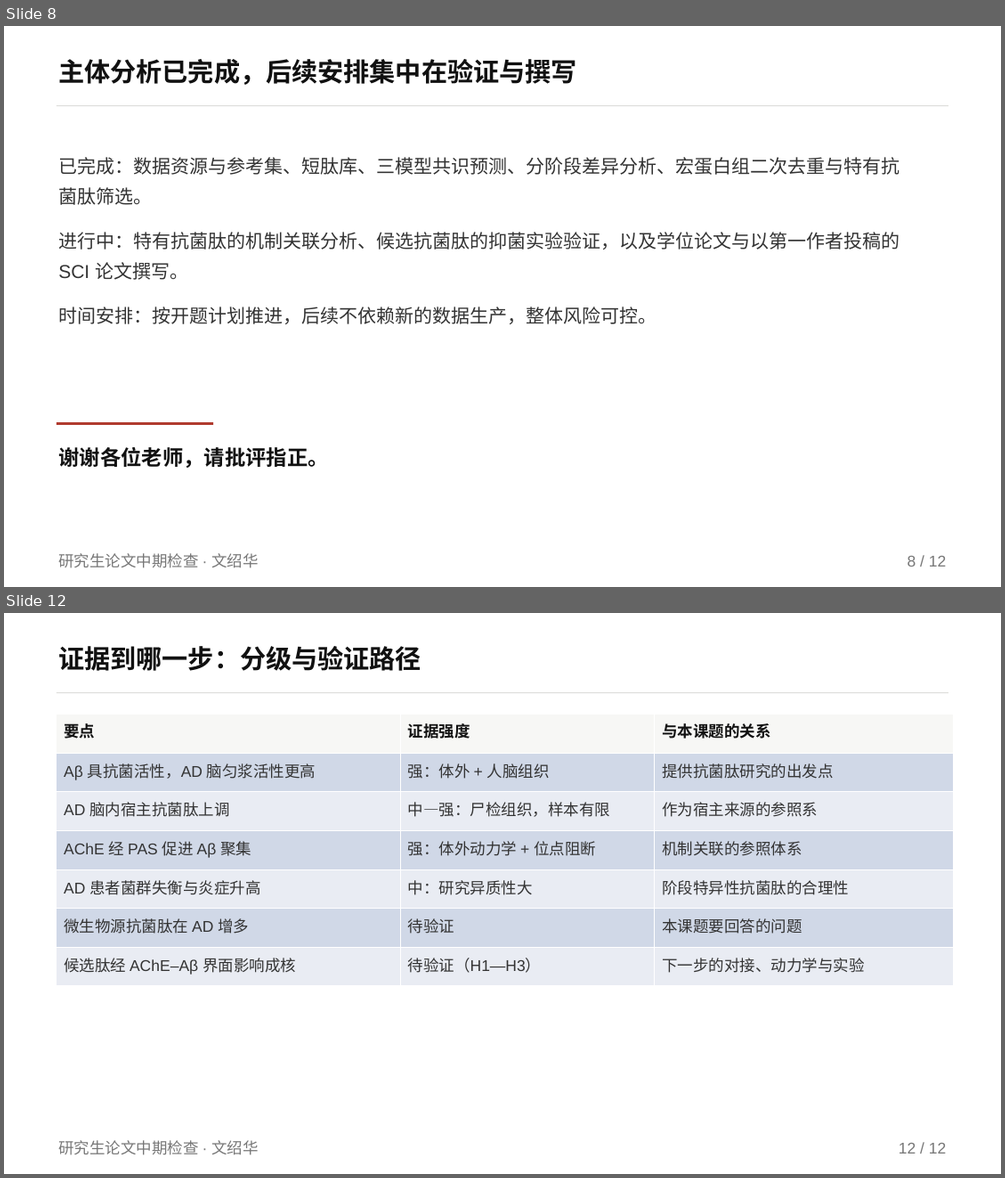
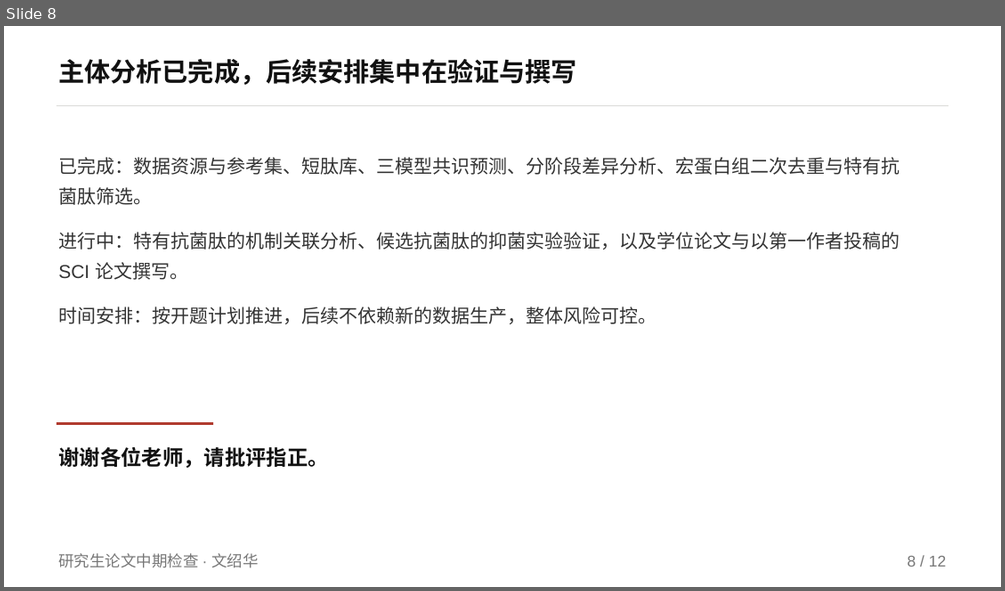
Before and after one commit to mqgg5630-cyber/zhongqi, a slide deck: 中间版/中期答辩_H_nature风.pptx. Shown one above the other, each under a label of ours: slides 8 and 12 before the commit, slide 8 after it; the slides between them are not shown. The pictures are 1005x1178 and 1005x591 pixels, drawn with LibreOffice and Linux fonts; fonts in the diff are those of the drawing. Boxes give left, top, right and bottom in pixels: in the first picture for what was removed or moved away, otherwise in the second. Text is boxed around its words. In the diff, an @@ line names an element or a change of style, - is before the commit and + after.

Commit message:
fix: 删除旧检查组名单，PPT排版重构无重叠，机制文献扩展至38篇覆盖8问+动力学多文献，分支同步至 arena/01a0a949-zhongqi
- 删除中期检查表中的张兴晓等6人旧名单，表格留空，build_ops/check_all适配
- 重写make_ppt_mech.py：4页机制补充页精简文字≥15pt，文本框增高，无重叠，check_ppt全OK
- 机制文档全面版：38篇文献，涵盖抗菌活性预测(Ma 2022/Santos-Junior 2024/Wan 2024)、AD感染关联(HSV-1/P.gingivalis/LPS)、宿主AMP上调(hBD-1/hBD-2/LL-37/CAP37)、AChE-PAS多文献链(Inestrosa 1996/De Ferrari 2001/Atanasova 2020)、双刃剑、谁更多、为什么多炎症关系
- 更新sync.config.json分支为arena/01a0a949-zhongqi，README说明同步命令无需改路径
- 新增docs/全面整改说明.md逐条对应用户问题

```diff
--- a/中间版/中期答辩_H_nature风.pptx
+++ b/中间版/中期答辩_H_nature风.pptx
@@ slide 12 removed at bbox=[4, 613, 1001, 1174], background #FFFFFF @@
@@ text removed at bbox=[58, 646, 421, 671] @@
-证据到哪一步：分级与验证路径
@@ rectangle removed at bbox=[57, 692, 948, 693] @@
@@ table removed at bbox=[57, 714, 954, 986], 7 rows, 3 columns @@
-要点 | 证据强度 | 与本课题的关系
-Aβ 具抗菌活性，AD 脑匀浆活性更高 | 强：体外 + 人脑组织 | 提供抗菌肽研究的出发点
-AD 脑内宿主抗菌肽上调 | 中—强：尸检组织，样本有限 | 作为宿主来源的参照系
-AChE 经 PAS 促进 Aβ 聚集 | 强：体外动力学 + 位点阻断 | 机制关联的参照体系
-AD 患者菌群失衡与炎症升高 | 中：研究异质性大 | 阶段特异性抗菌肽的合理性
-微生物源抗菌肽在 AD 增多 | 待验证 | 本课题要回答的问题
-候选肽经 AChE–Aβ 界面影响成核 | 待验证（H1—H3） | 下一步的对接、动力学与实验
@@ text removed at bbox=[58, 1140, 258, 1155] @@
-研究生论文中期检查 · 文绍华
@@ text removed at bbox=[898, 1143, 946, 1153] @@
-12 / 12
```
Also in this commit, not shown: 2 slides changed, 2 slides added, 1 other slide removed, 25 other files.
